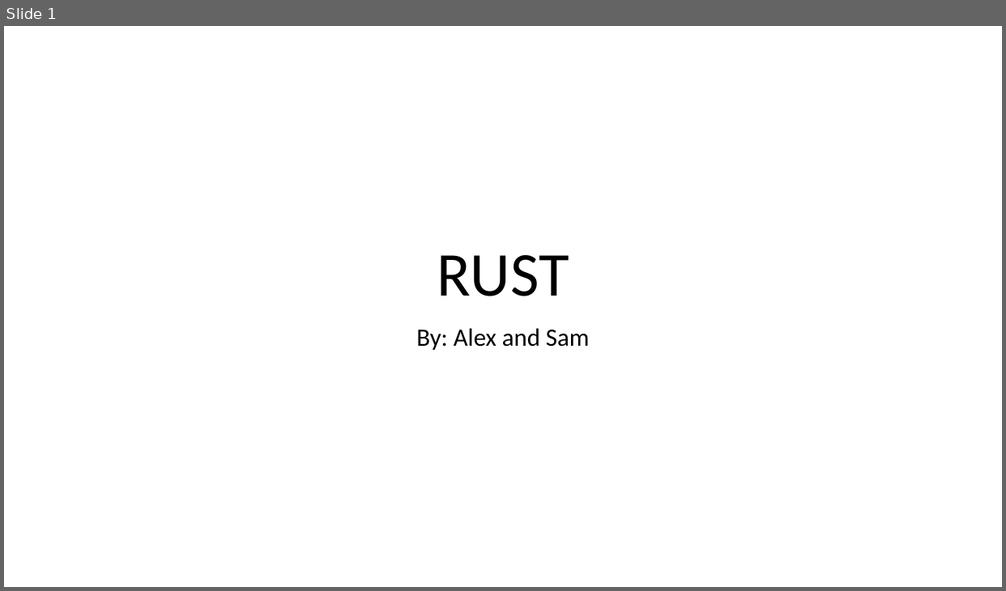
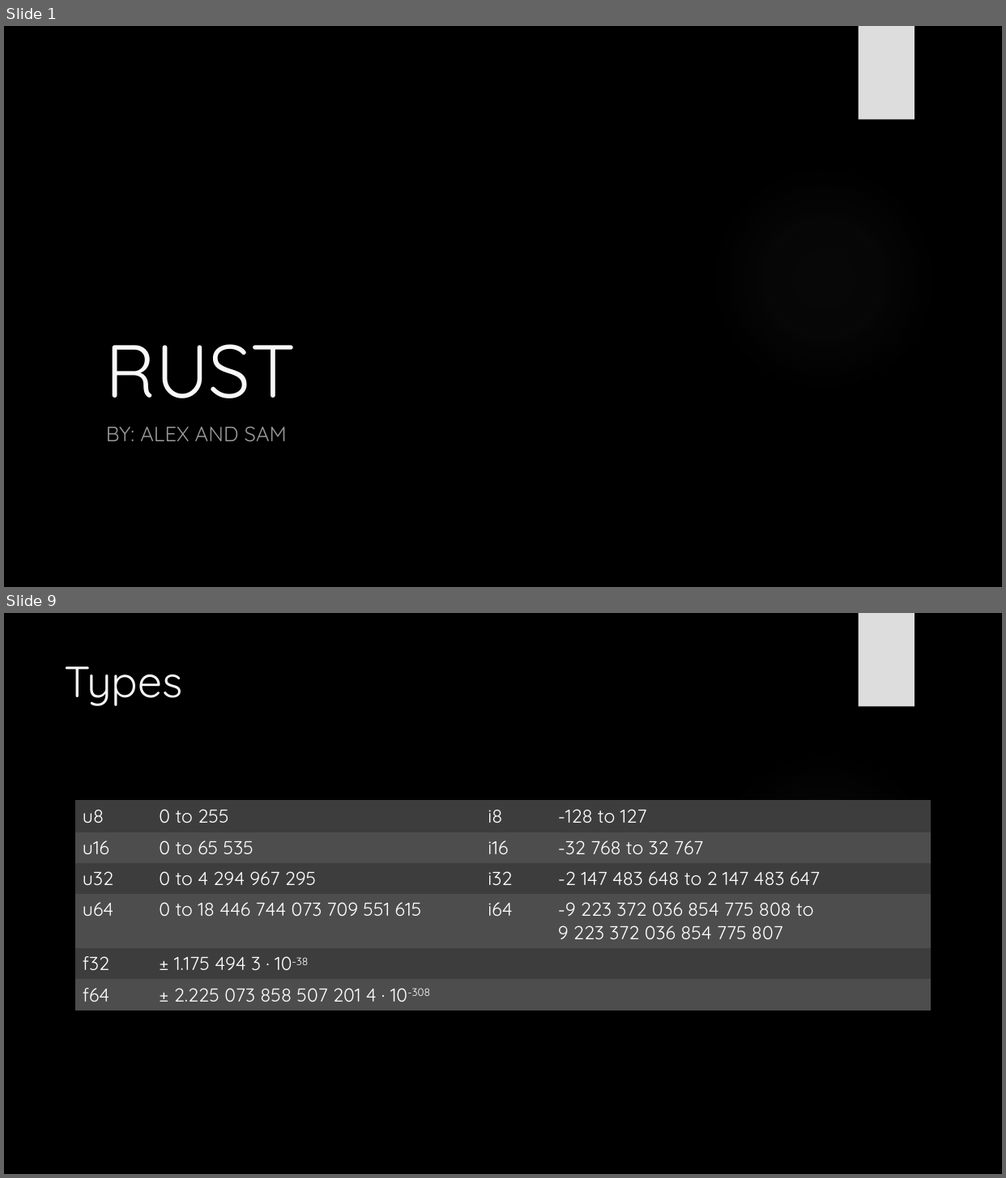
Before and after one commit to AlexbMitchelmore/WebDevRust, a slide deck: RUST.pptx. Shown one above the other, each under a label of ours: slide 1 before the commit, slides 1 and 9 after it; the slides between them are not shown. The pictures are 1006x591 and 1006x1178 pixels, drawn with LibreOffice and Linux fonts; fonts in the diff are those of the drawing; background and template pictures are left out. Boxes give left, top, right and bottom in pixels: in the first picture for what was removed or moved away, otherwise in the second. Text is boxed around its words. In the diff, an @@ line names an element or a change of style, - is before the commit and + after.

```diff
--- a/RUST.pptx
+++ b/RUST.pptx
@@ slide 9 added at (4,613,1002,1174), background picture (left out); not listed: 2 template elements that a slide beside it also shows @@
@@ title added at (65,666,183,706), 42 pt, text #F8F8F8 @@
+Types
@@ table added at (75,801,931,1007), 6 rows, 4 columns @@
+u8 | 0 to 255 | i8 | -128 to 127
+u16 | 0 to 65 535 | i16 | -32 768 to 32 767
+u32 | 0 to 4 294 967 295 | i32 | -2 147 483 648 to 2 147 483 647
+u64 | 0 to 18 446 744 073 709 551 615 | i64 | -9 223 372 036 854 775 808 to / 9 223 372 036 854 775 807
+f32 | ± 1.175 494 3 · 10-38 |  | 
+f64 | ± 2.225 073 858 507 201 4 · 10-308 |  | 
@@ slide 1 changed as well @@
@@ background #FFFFFF to picture (left out) @@
@@ rectangle added at (859,26,914,120), fill #DDDDDD @@
@@ title "RUST": place and size @@
-title "RUST" at (437,255,569,297)
+title "RUST" at (106,344,296,399)
@@ title "RUST" at (106,344,296,399): size 60 to 72 pt, font Calibri to Quicksand, text colour #000000 to #F8F8F8; alignment centre to left; line spacing 0.9 to 1 @@
@@ ellipse added at (709,163,939,394), fill gradient #666666 @@
@@ subtitle at (106,427,287,442): text changed; size 24 to 20 pt; font Calibri to Quicksand; text colour #000000 to #999999 @@
-By: Alex and Sam
+BY: ALEX AND SAM
```
Also in this commit, not shown: 7 other slides changed, 15 other slides added, 12 slides removed, 1 other file.
